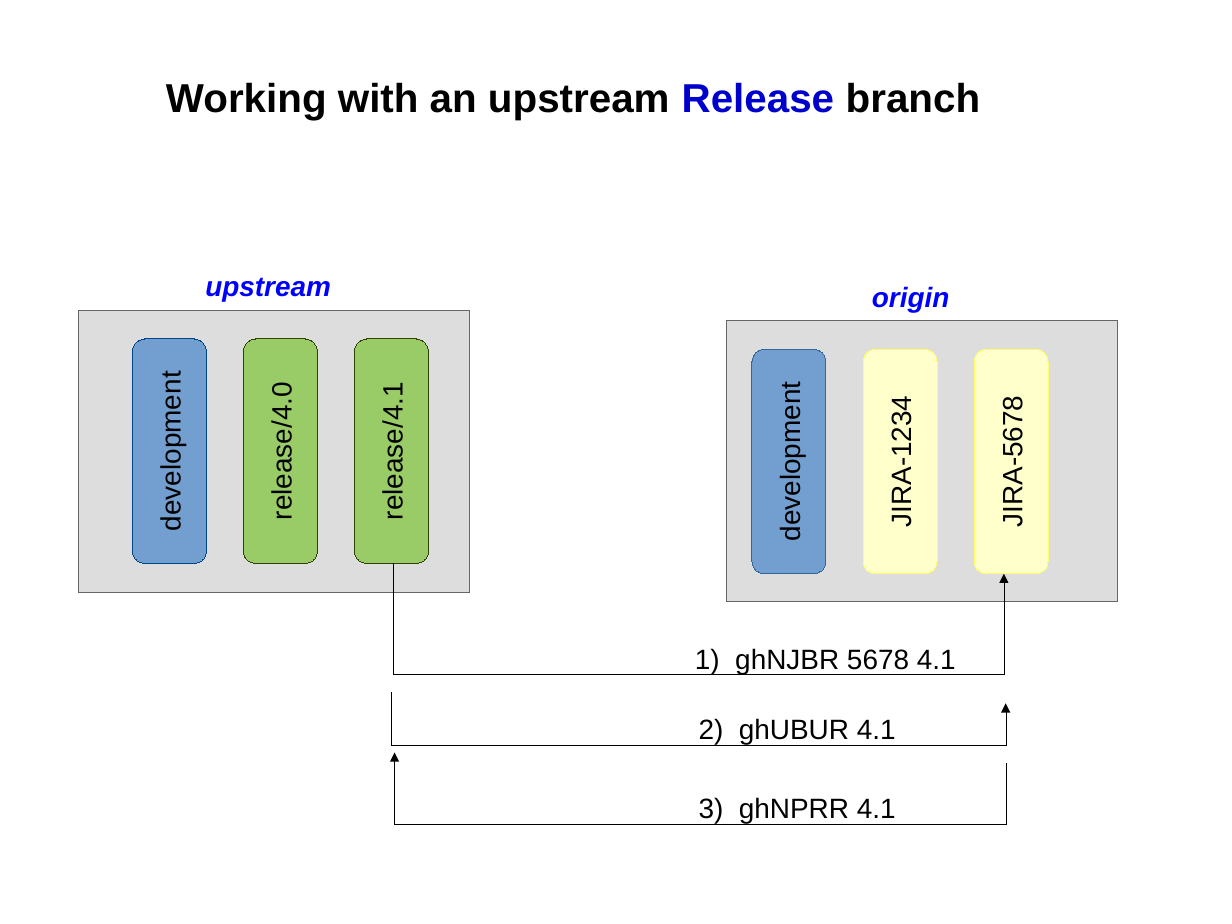
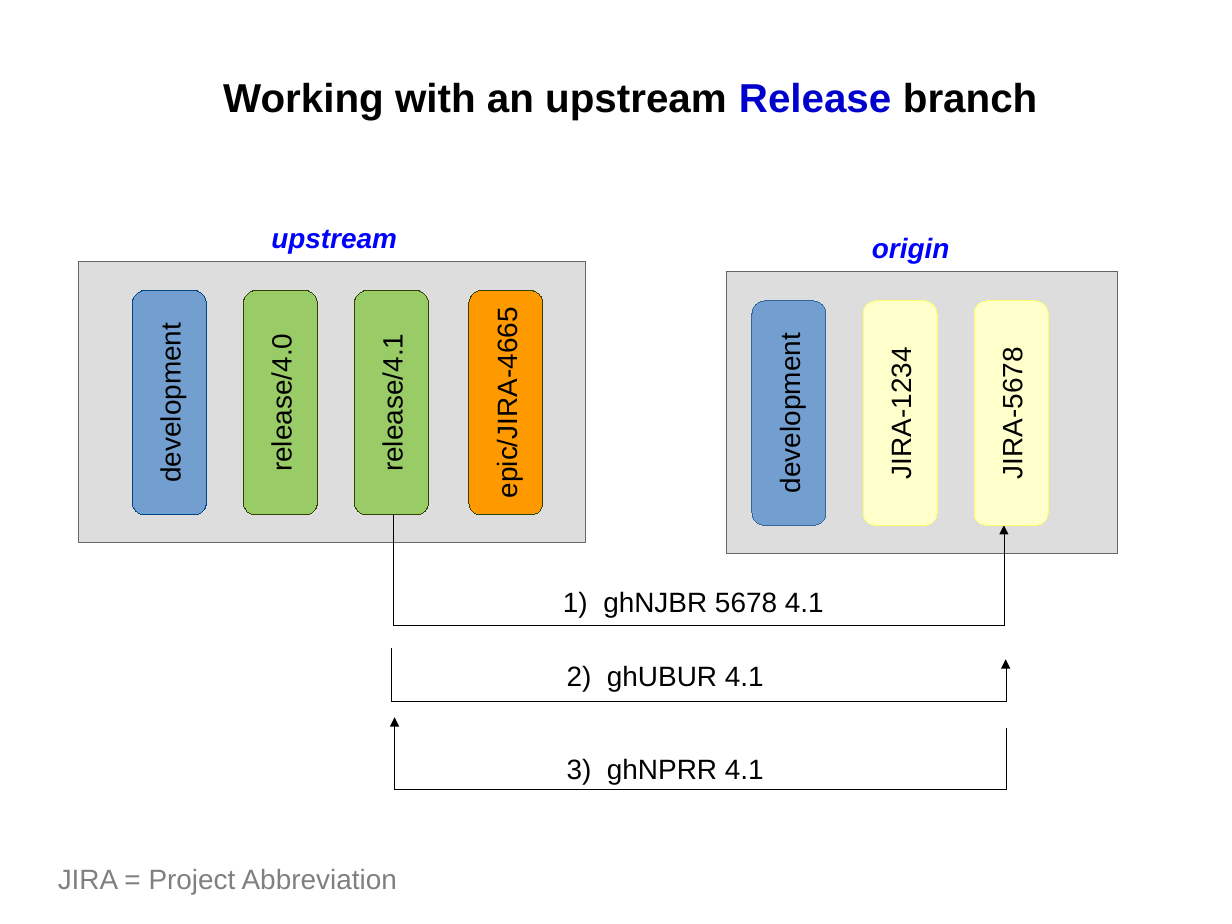
Before and after one commit to SiliconValleyOffice/GitHelp, a slide deck: slide 6 of Documents/RepositoryManagement.odp (slide 4 before the commit). Drawn at 1232x924 pixels with LibreOffice and Linux fonts; fonts in the diff are those of the drawing. Boxes give left, top, right and bottom in pixels: in the first picture for what was removed or moved away, otherwise in the second. Text is boxed around its words. In the diff, an @@ line names an element or a change of style, - is before the commit and + after.

```diff
--- a/Documents/RepositoryManagement.odp
+++ b/Documents/RepositoryManagement.odp
@@ text "Working with an upstream Release ...": place and size @@
-text "Working with an upstream Release ..." at (166, 82, 980, 120)
+text "Working with an upstream Release ..." at (223, 82, 1037, 120)
@@ rectangle "upstream": place and size @@
-rectangle "upstream" at (190, 263, 347, 307)
+rectangle "upstream" at (256, 215, 413, 259)
@@ rectangle: place and size @@
-rectangle at (78, 311, 470, 593)
+rectangle at (78, 262, 586, 543)
@@ rounded rectangle added at (469, 290, 543, 515), fill #FF9900, outline #314004 0 pt, 18 pt, text #000000 @@
+epic/JIRA-4665
@@ 6 rounded rectangles, 2 rectangles, 1 elbow arrow: place and size @@
-6 rounded rectangles, 2 rectangles, 1 elbow arrow at (132, 274, 1118, 674)
+6 rounded rectangles, 2 rectangles, 1 elbow arrow at (132, 226, 1118, 626)
@@ text "1) ghNJBR 5678 4.1": place and size @@
-text "1) ghNJBR 5678 4.1" at (695, 648, 956, 674)
+text "1) ghNJBR 5678 4.1" at (563, 591, 824, 617)
@@ elbow arrow moved from (391, 693) - (1006, 703) to (391, 648) - (1006, 660) @@
@@ text "2) ghUBUR 4.1": place and size @@
-text "2) ghUBUR 4.1" at (699, 718, 896, 744)
+text "2) ghUBUR 4.1" at (567, 665, 764, 692)
@@ elbow arrow moved from (395, 752) - (1006, 764) to (395, 718) - (1006, 728) @@
@@ text "3) ghNPRR 4.1": place and size @@
-text "3) ghNPRR 4.1" at (699, 797, 896, 824)
+text "3) ghNPRR 4.1" at (567, 758, 764, 784)
@@ text added at (58, 869, 397, 894), 18 pt, text #808080 @@
+JIRA = Project Abbreviation
```
Also in this commit, not shown: 3 other slides changed, 2 slides added, 8 other files.
